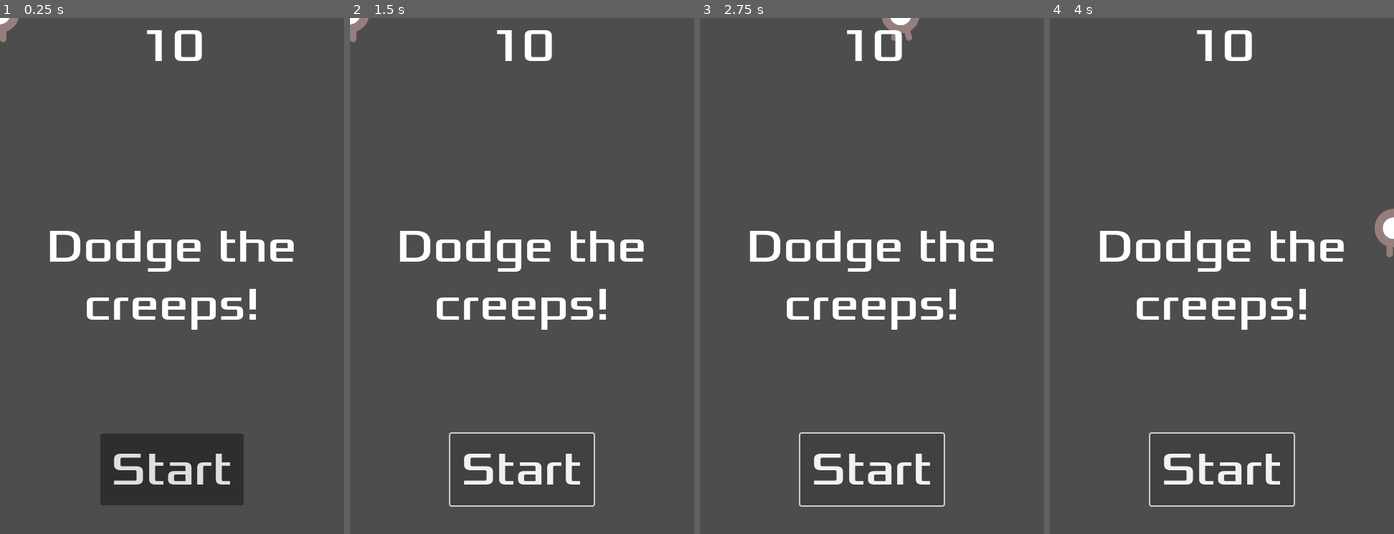
Above: before the commit, frames 1-4 (left to right).
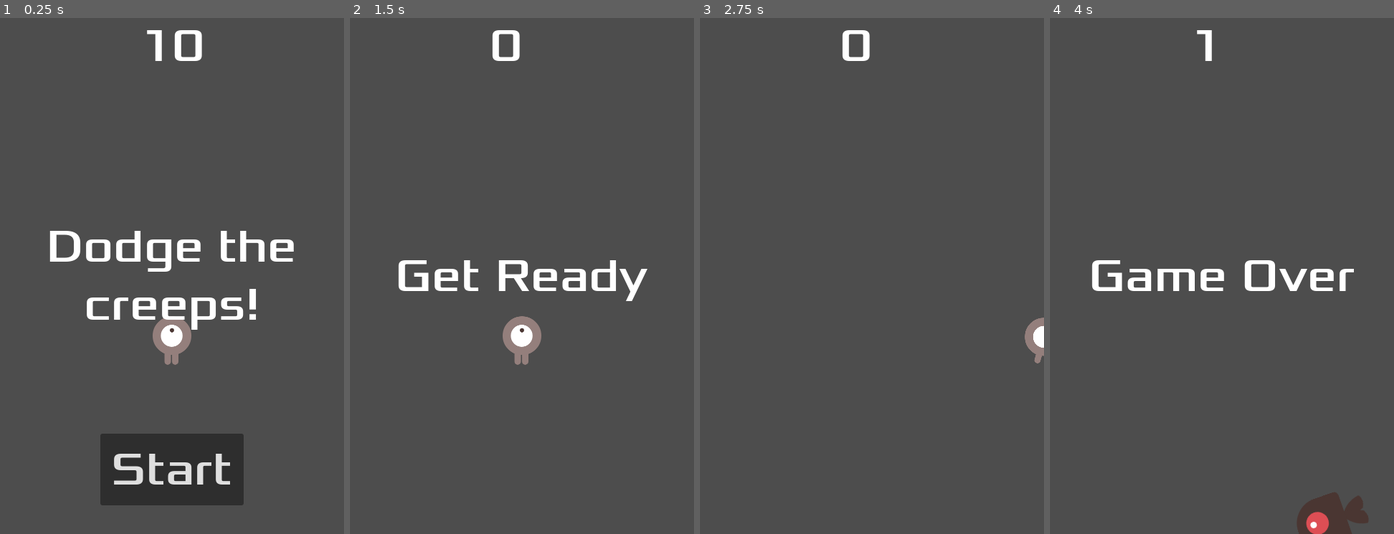
Above: after the commit, the same moments.

Repository: sofiane51520/dodgeTheCreeps
Game: Godot game, scene res://Main.tscn
The game is run twice, just before and just after one commit, with the same random seed, the same clock (stepped at 60 frames per second) and the same inputs.
Inputs (mouse positions are in pixels of both pictures, inside the frame that each line leads up to):
- Up to frame 1 (0.25 s): no input
- Up to frame 2 (1.5 s): click "Start" at 0.5 s; click (522, 472) at 1.25 s, where only the run before the commit has a clickable "Start"
- Up to frame 3 (2.75 s): tap Enter at 2 s; hold D (move_right) from 2.03 s (still down)
- Up to frame 4 (4 s): release D (move_right) at 2.78 s; hold S (move_down) 2.78-3.53 s; hold D (move_right) from 3.53 s (still down)

The runs differ from the first frame. In frame 1, 0.9% of the frame differs, in the area x 0-56%, y 0-68%; in frame 2, 7.2%; in frame 3, 5.3%; in frame 4, 7.5%, in the area x 12-100%, y 2-100%.
Error before the commit: Parse Error: Expected indented block after function declaration. (res://Main.gd:7)

Commit message:
FIX: HUD

Diff:
--- a/HUD.tscn
+++ b/HUD.tscn
@@ -58,3 +58,6 @@
 [node name="MessageTimer" type="Timer" parent="."]
 wait_time = 2.0
 one_shot = true
+
+[connection signal="pressed" from="StartButton" to="." method="_on_start_button_pressed"]
+[connection signal="timeout" from="MessageTimer" to="." method="_on_message_timer_timeout"]
--- a/Main.gd
+++ b/Main.gd
@@ -5,8 +5,8 @@
 
 # Called when the node enters the scene tree for the first time.
 func _ready():
+	pass
 	#new_game()
-
 
 # Called every frame. 'delta' is the elapsed time since the previous frame.
 func _process(delta):
@@ -56,7 +56,3 @@
 
 	# Spawn the mob by adding it to the Main scene.
 	add_child(mob)
-
-
-func _on_hud_start_game():
-	new_game()
--- a/Main.tscn
+++ b/Main.tscn
@@ -16,6 +16,7 @@
 mob_scene = ExtResource("2_knmcr")
 
 [node name="Player" parent="." instance=ExtResource("3_00ikv")]
+position = Vector2(240, 450)
 
 [node name="MobTimer" type="Timer" parent="."]
 wait_time = 0.5
@@ -40,4 +41,4 @@
 [connection signal="timeout" from="MobTimer" to="." method="_on_mob_timer_timeout"]
 [connection signal="timeout" from="ScoreTimer" to="." method="_on_score_timer_timeout"]
 [connection signal="timeout" from="StartTimer" to="." method="_on_start_timer_timeout"]
-[connection signal="start_game" from="HUD" to="." method="_on_hud_start_game"]
+[connection signal="start_game" from="HUD" to="." method="new_game"]
